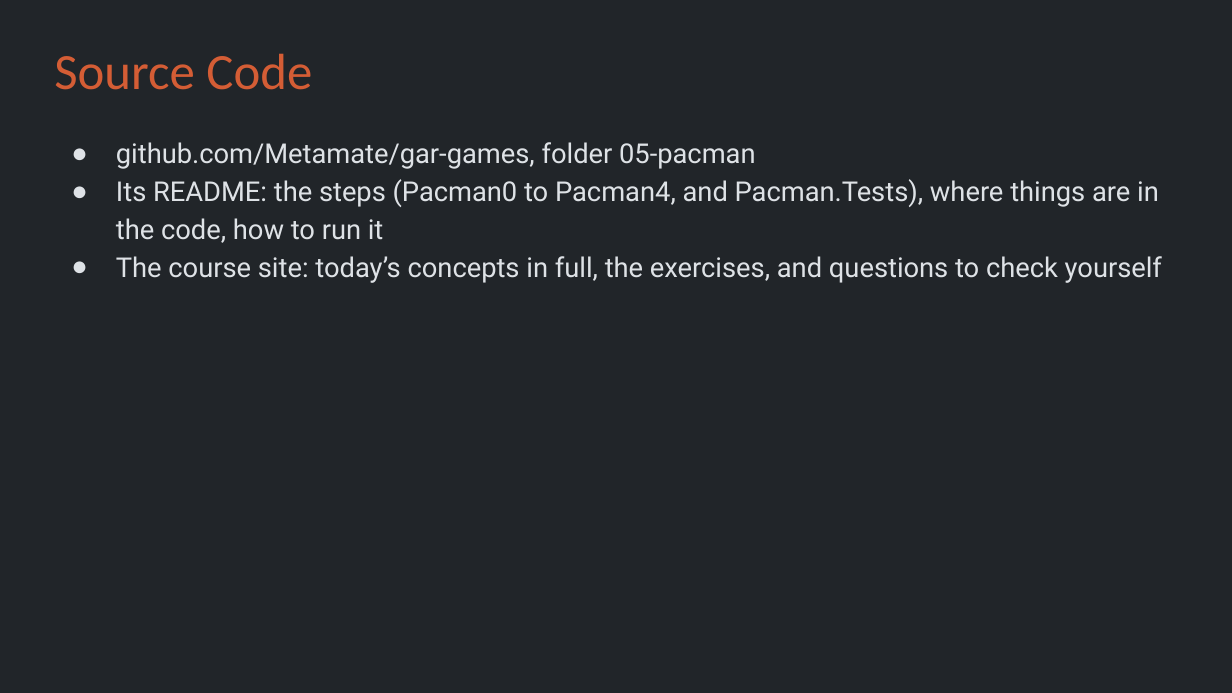
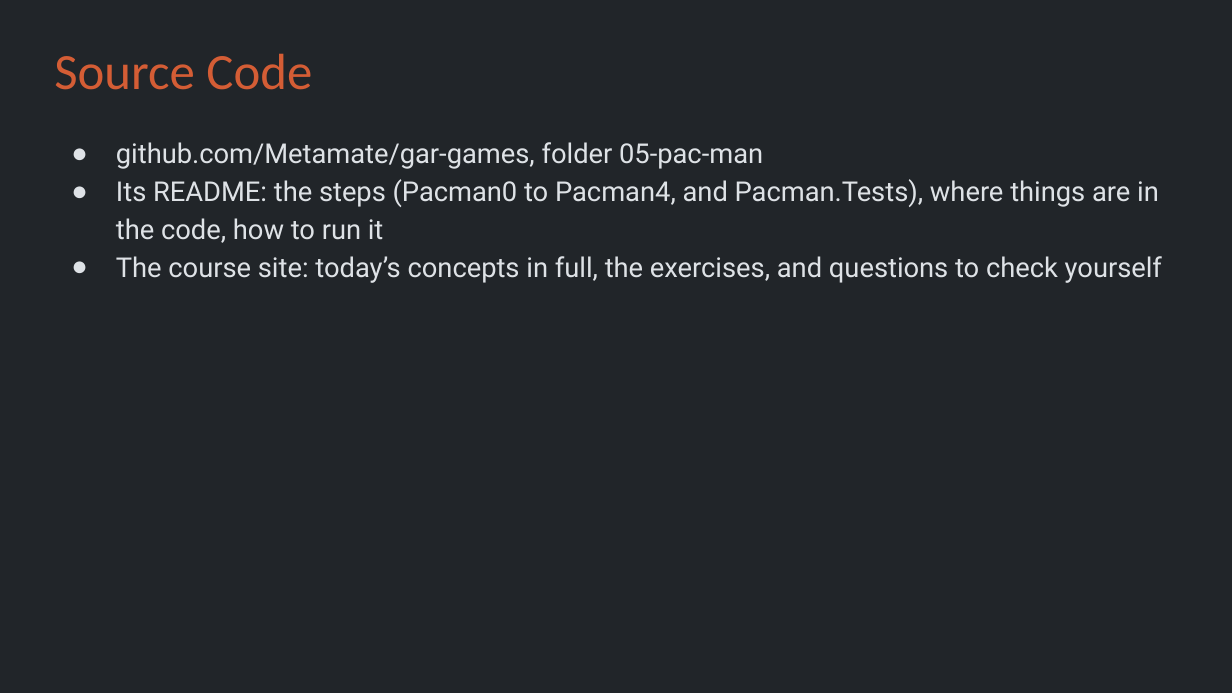
Before and after one commit to Metamate/gar, a slide deck: slide 5 of slides/05 Pac-Man.pptx. Drawn at 1232x693 pixels with LibreOffice and Linux fonts; fonts in the diff are those of the drawing. Boxes give left, top, right and bottom in pixels: in the first picture for what was removed or moved away, otherwise in the second. Text is boxed around its words. In the diff, an @@ line names an element or a change of style, - is before the commit and + after.

```diff
--- a/slides/05 Pac-Man.pptx
+++ b/slides/05 Pac-Man.pptx
@@ text at [116, 142, 763, 169]: text changed @@
-● github.com/Metamate/gar-games, folder 05-pacman
+● github.com/Metamate/gar-games, folder 05-pac-man
```
Also in this commit, not shown: 17 other files.
